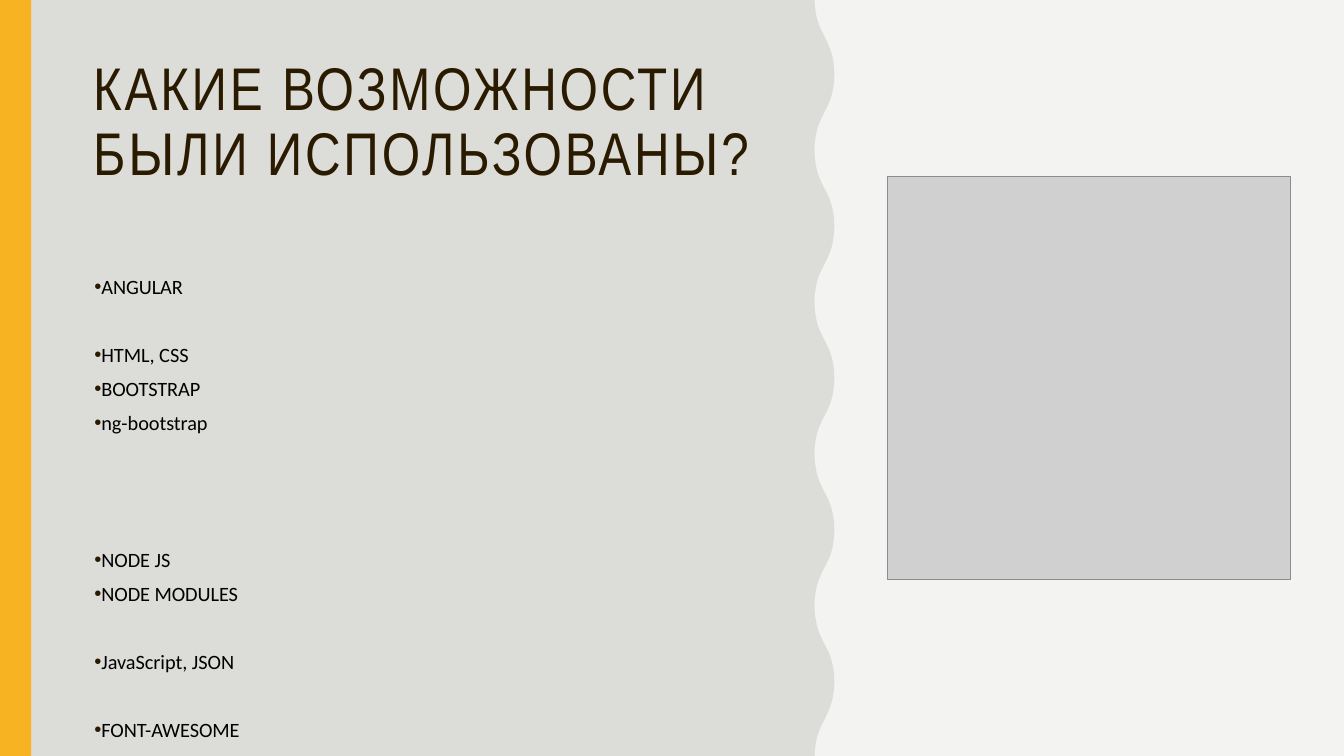
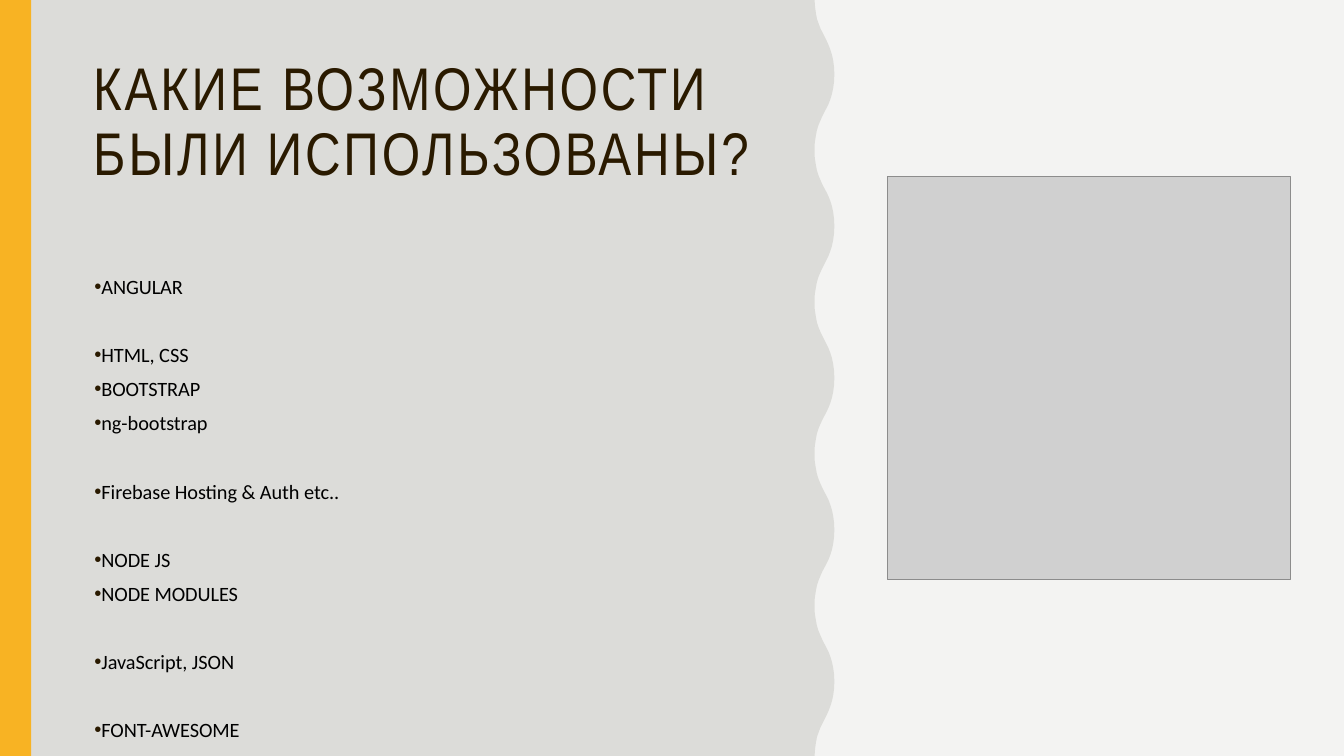
Before and after one commit to interestingALI/SkateShop-Baku, a slide deck: slide 2 of skateshop-baku.pptx. Drawn at 1344x756 pixels with LibreOffice and Linux fonts; fonts in the diff are those of the drawing; grey boxes stand for pictures. Boxes give left, top, right and bottom in pixels: in the first picture for what was removed or moved away, otherwise in the second. Text is boxed around its words. In the diff, an @@ line names an element or a change of style, - is before the commit and + after.

```diff
--- a/skateshop-baku.pptx
+++ b/skateshop-baku.pptx
@@ text at (101, 485, 339, 503): paragraph added @@
+• Firebase Hosting & Auth etc..
```
Also in this commit, not shown: 2 other files.
